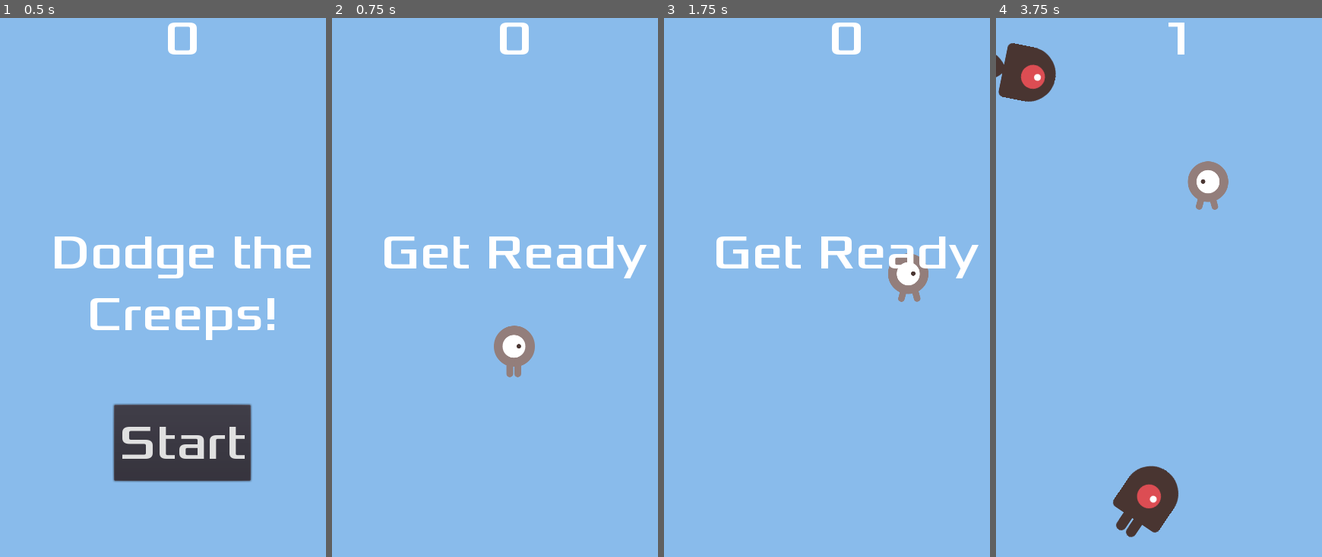
Above: before the commit, frames 1-4 (left to right).
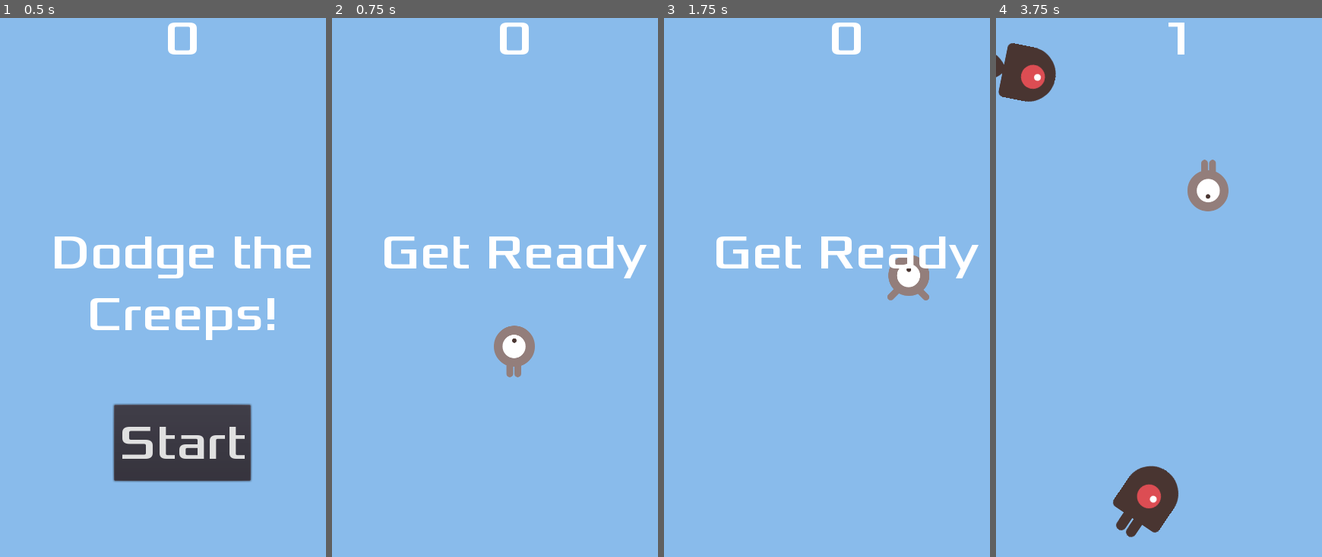
Above: after the commit, the same moments.

Repository: clanam/godot-00-tutorial
Game: Godot game, scene res://Main.tscn
Same seed, same stepped clock (60 frames per second), same inputs: the game is played once before the commit and once after it.
Inputs (mouse positions are in pixels of both pictures, inside the frame that each line leads up to):
- Up to frame 1 (0.5 s): no input
- Up to frame 2 (0.75 s): click "Start" at 0.5 s
- Up to frame 3 (1.75 s): tap Enter at 1.25 s; move the mouse to (928, 255) at 1.27 s; click (928, 255) at 1.42 s
- Up to frame 4 (3.75 s): move the mouse to (1106, 309) at 2.02 s; click (1106, 309) at 2.17 s; move the mouse to (1214, 163) at 2.77 s; click (1214, 163) at 2.92 s; move the mouse to (1159, 389) at 3.52 s; click (1159, 389) at 3.67 s

Frame 1 is identical in both runs. In frame 2, less than 0.1% of the frame differs, in the area x 53-60%, y 58-64%; in frame 3, 0.3%; in frame 4, 0.6%, in the area x 58-72%, y 26-36%.

Commit message:
[🦠] fix player animation states

Diff:
--- a/Player.gd
+++ b/Player.gd
@@ -44,10 +44,12 @@
 
 
 func _set_animation_type(velocity):
-	if velocity.x != 0:
+	# Clear the flip states
+	$AnimatedSprite.flip_h = velocity.x < 0
+	$AnimatedSprite.flip_v = false
+
+	if abs(velocity.x) > abs(velocity.y):
 		$AnimatedSprite.animation = "walk"
-		$AnimatedSprite.flip_v = false
-		$AnimatedSprite.flip_h = velocity.x < 0
 	elif velocity.y != 0:
 		$AnimatedSprite.animation = "up"
 		$AnimatedSprite.flip_v = velocity.y > 0
@@ -55,5 +57,6 @@
 func start(pos):
 	position = pos
 	target = pos
+	_set_animation_type(Vector2()) # clear animation
 	show()
 	$CollisionShape2D.disabled = false
